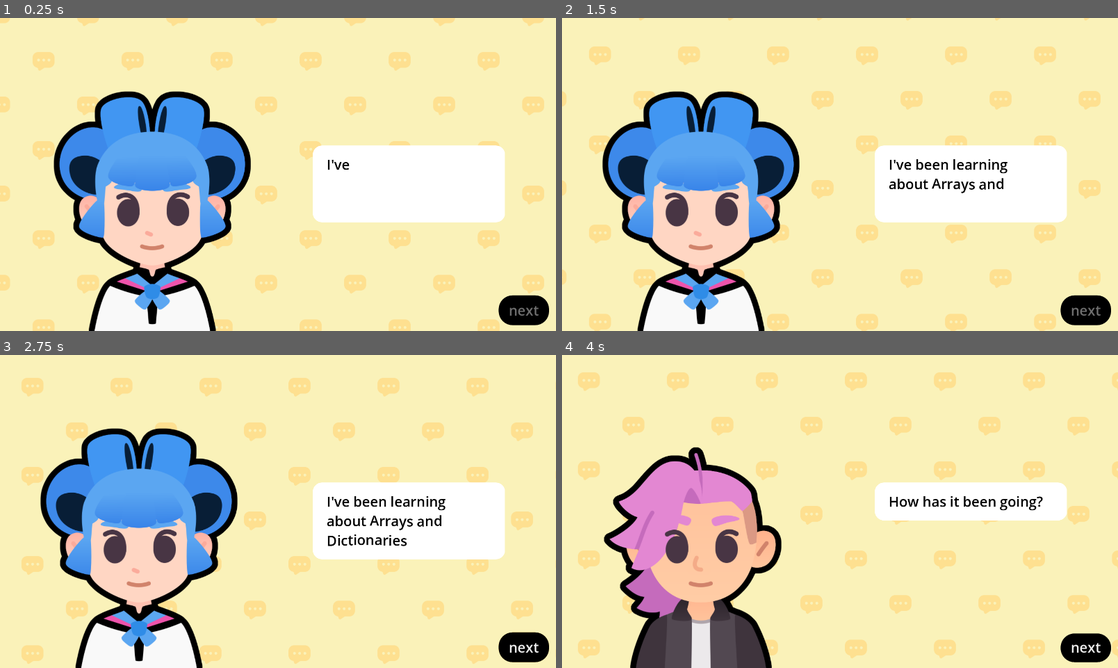
Above: before the commit, frames 1-4 (two rows, left to right).
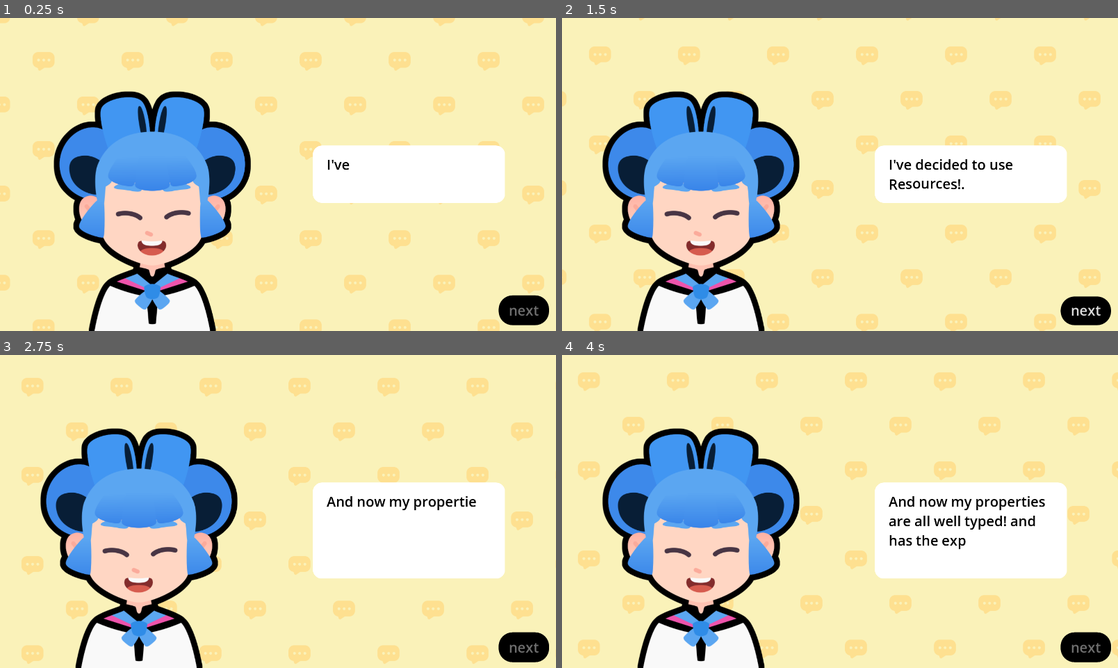
Above: after the commit, the same moments.

Repository: peeryo/M08-SY2526
Game: Godot game, scene res://lessons/slideshow.tscn
Two runs of this game, one before a commit and one after it. Both use one fixed random seed, a clock stepped at 60 frames per second and the inputs below. The project has no main scene, so this scene is started directly. Sound files missing from this copy of the repository are replaced by a short silence.
Inputs (mouse positions are in pixels of both pictures, inside the frame that each line leads up to):
- Up to frame 1 (0.25 s): no input
- Up to frame 2 (1.5 s): tap Enter at 0.5 s; move the mouse to (962, 158) at 0.52 s; tap Z at 0.6, 1.35 s; click (962, 158) at 0.67 s; tap Space at 0.77 s; move the mouse to (728, 190) at 1.27 s; click (728, 190) at 1.42 s
- Up to frame 3 (2.75 s): tap Space at 1.52 s; click (522, 649) at 2 s, where only the run after the commit has a clickable "next"
- Up to frame 4 (4 s): click (1084, 646) at 2.75 s, where only the run before the commit has a clickable "next"; move the mouse to (895, 442) at 3.52 s; tap Z at 3.6 s; click (895, 442) at 3.67 s

The runs differ from the first frame. In frame 1, 3.0% of the frame differs, in the area x 20-91%, y 55-76%; in frame 2, 3.8%; in frame 3, 4.0%; in frame 4, 27%, in the area x 7-99%, y 23-100%.

Commit message:
M8L5 completed

Diff:
--- a/lessons/slideshow.gd
+++ b/lessons/slideshow.gd
@@ -1,57 +1,13 @@
 extends Control
 
-var expressions := {
-	"happy": preload ("res://assets/emotion_happy.png"),
-	"regular": preload ("res://assets/emotion_regular.png"),
-	"sad": preload ("res://assets/emotion_sad.png"),
-}
-
-var bodies := {
-	"sophia": preload ("res://assets/sophia.png"),
-	"pink": preload ("res://assets/pink.png")
-}
 
 ## An array of dictionaries. Each dictionary has three properties:
 ## - expression: a [code]Texture[/code] containing an expression
 ## - text: a [code]String[/code] containing the text the character says
 ## - character: a [code]Texture[/code] representing the character
-var dialogue_items: Array[Dictionary] = [
-	{
-		"expression": expressions["regular"],
-		"text": "I've been learning about [wave]Arrays and Dictionaries[/wave]",
-		"character": bodies["sophia"]
-	},
-	{
-		"expression": expressions["regular"],
-		"text": "How has it been going?",
-		"character": bodies["pink"]
-	},
-	{
-		"expression": expressions["sad"],
-		"text": "... Well... it is a little bit [shake]complicated[/shake]!",
-		"character": bodies["sophia"]
-	},
-	{
-		"expression": expressions["sad"],
-		"text": "Oh!",
-		"character": bodies["pink"]
-	},
-	{
-		"expression": expressions["regular"],
-		"text": "I believe in you!",
-		"character": bodies["pink"]
-	},
-	{
-		"expression": expressions["happy"],
-		"text": "If you stick to it, you'll eventually make it!",
-		"character": bodies["pink"]
-	},
-	{
-		"expression": expressions["happy"],
-		"text": "That's it! Let's [tornado freq=3.0][rainbow val=1.0]GOOOOOO!!![/rainbow][/tornado]",
-		"character": bodies["sophia"]
-	}
-]
+@export var dialogue_items: Array[SlideShowEntry] = []
+
+
 var current_item_index := 0
 
 ## UI element that shows the texts
@@ -78,9 +34,9 @@
 	# from the item, we extract the properties.
 	# We set the text to the rich text control
 	# And we set the appropriate expression texture
-	rich_text_label.text = current_item["text"]
-	expression.texture = current_item["expression"]
-	body.texture = current_item["character"]
+	rich_text_label.text = current_item.text
+	expression.texture = current_item.expression
+	body.texture = current_item.character
 
 	# We set the initial visible ratio to the text to 0, so we can change it in the tween
 	rich_text_label.visible_ratio = 0.0
--- a/lessons/slideshow.tscn
+++ b/lessons/slideshow.tscn
@@ -1,12 +1,35 @@
-[gd_scene load_steps=11 format=3 uid="uid://bqls3o5daeu2s"]
+[gd_scene load_steps=16 format=3 uid="uid://bqls3o5daeu2s"]
 
 [ext_resource type="Theme" uid="uid://cshg3sgf0xxq" path="res://assets/main_theme.tres" id="1_628t2"]
 [ext_resource type="Script" uid="uid://cheh7b73m0fds" path="res://lessons/slideshow.gd" id="2_wbt3f"]
+[ext_resource type="Script" uid="uid://ci0bnowe7sdmx" path="res://lessons/slideshow_entry.gd" id="3_8mm5q"]
 [ext_resource type="Shader" uid="uid://dm7717xxg836f" path="res://assets/sliding_background.gdshader" id="3_qyyxv"]
 [ext_resource type="Texture2D" uid="uid://bnly1gkbxw6b5" path="res://assets/bubble_pattern.png" id="4_s7o0p"]
+[ext_resource type="Texture2D" uid="uid://dchimpdsnda13" path="res://assets/emotion_happy.png" id="5_ct2eq"]
 [ext_resource type="Texture2D" uid="uid://copkt78vgp37i" path="res://assets/sophia.png" id="5_omd3l"]
 [ext_resource type="Texture2D" uid="uid://d000xjtr4iqtk" path="res://assets/emotion_regular.png" id="6_vfoky"]
 [ext_resource type="AudioStream" uid="uid://chgko4hmxwxu5" path="res://assets/talking_synth.ogg" id="7_nppuw"]
+
+[sub_resource type="Resource" id="Resource_ct2eq"]
+script = ExtResource("3_8mm5q")
+expression = ExtResource("5_ct2eq")
+character = ExtResource("5_omd3l")
+text = "I've decided to use [wave]Resources[/wave]!."
+metadata/_custom_type_script = "uid://ci0bnowe7sdmx"
+
+[sub_resource type="Resource" id="Resource_nfiii"]
+script = ExtResource("3_8mm5q")
+expression = ExtResource("5_ct2eq")
+character = ExtResource("5_omd3l")
+text = "And now my properties are all well typed! and has the expression emotion_happy.png."
+metadata/_custom_type_script = "uid://ci0bnowe7sdmx"
+
+[sub_resource type="Resource" id="Resource_ssdh4"]
+script = ExtResource("3_8mm5q")
+expression = ExtResource("5_ct2eq")
+character = ExtResource("5_omd3l")
+text = "It feels [tornado]Fancy![/tornado]."
+metadata/_custom_type_script = "uid://ci0bnowe7sdmx"
 
 [sub_resource type="ShaderMaterial" id="ShaderMaterial_efgpg"]
 shader = ExtResource("3_qyyxv")
@@ -30,6 +53,7 @@
 grow_vertical = 2
 theme = ExtResource("1_628t2")
 script = ExtResource("2_wbt3f")
+dialogue_items = Array[ExtResource("3_8mm5q")]([SubResource("Resource_ct2eq"), SubResource("Resource_nfiii"), SubResource("Resource_ssdh4")])
 
 [node name="Background" type="ColorRect" parent="."]
 material = SubResource("ShaderMaterial_efgpg")
--- /dev/null
+++ b/lessons/slideshow_entry.gd
@@ -0,0 +1,5 @@
+class_name SlideShowEntry extends Resource
+
+@export var expression: Texture = null
+@export var character: Texture = null
+@export var text := ""
Not shown, added: lessons/slideshow_entry.gd.uid
